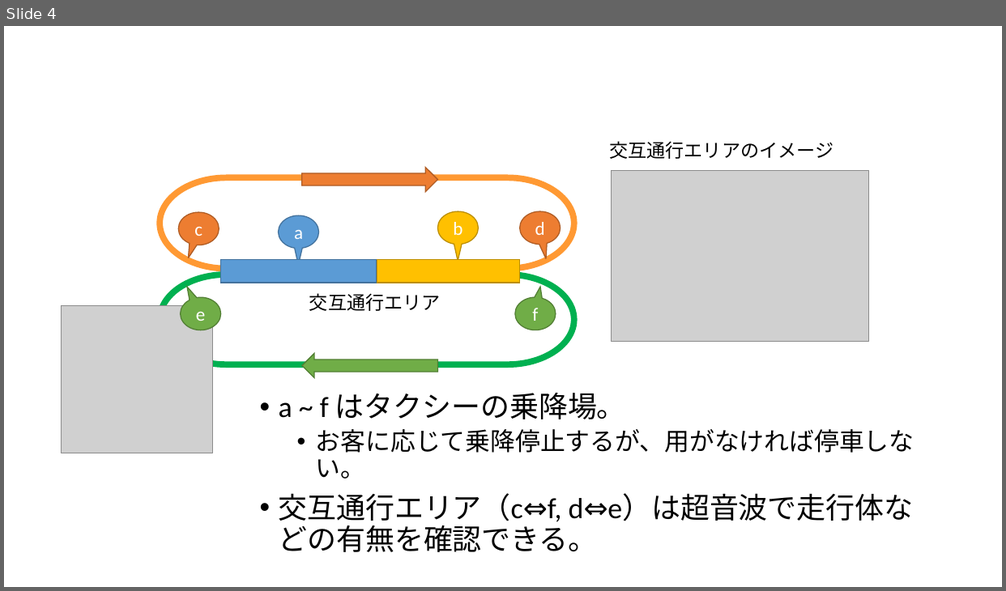
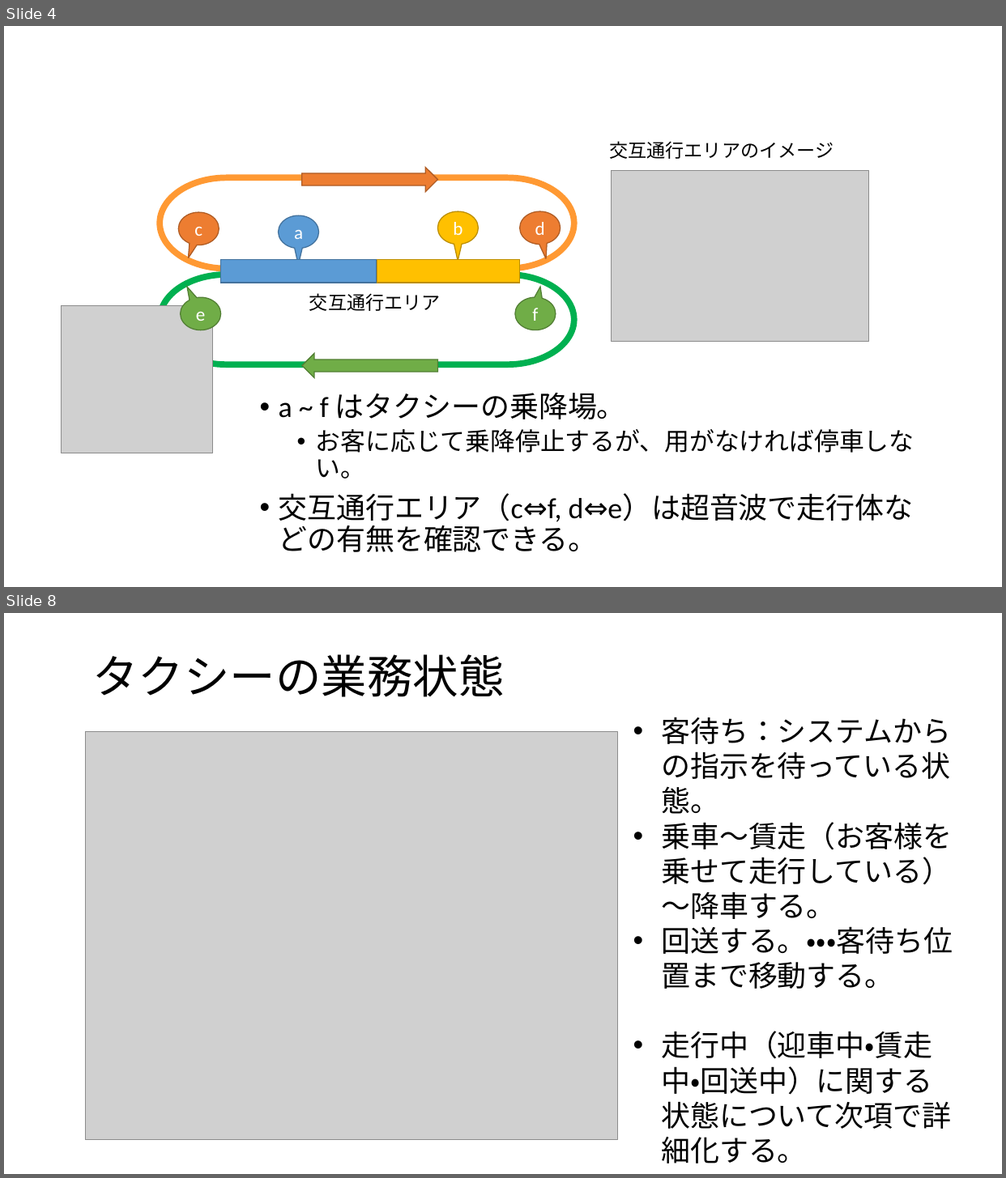
Before and after one commit to nichiyoubi/model_checking_exercise, a slide deck: memo/課題検討hayakawa.pptx. Shown one above the other, each under a label of ours: slide 4 before the commit, slides 4 and 8 after it; the slides between them are not shown. The pictures are 1006x591 and 1006x1178 pixels, drawn with LibreOffice and Linux fonts; fonts in the diff are those of the drawing; grey boxes stand for pictures. Boxes give left, top, right and bottom in pixels: in the first picture for what was removed or moved away, otherwise in the second. Text is boxed around its words. In the diff, an @@ line names an element or a change of style, - is before the commit and + after.

```diff
--- a/memo/課題検討hayakawa.pptx
+++ b/memo/課題検討hayakawa.pptx
@@ slide 8 added at bbox=[4, 613, 1002, 1174], background #FFFFFF @@
@@ title added at bbox=[92, 654, 504, 697], 44 pt, text #000000 @@
+タクシーの業務状態
@@ picture added at bbox=[85, 732, 617, 1141] @@
@@ text added at bbox=[661, 717, 953, 1129], 28 pt, text #000000 @@
+• 客待ち：システムからの指示を待っている状態。
+• 乗車～賃走（お客様を乗せて走行している）～降車する。
+• 回送する。・・・客待ち位置まで移動する。
+• 走行中（迎車中・賃走中・回送中）に関する状態について次項で詳細化する。
```
Also in this commit, not shown: 2 slides changed, 5 other slides added, 4 slides removed, 1 other file.
